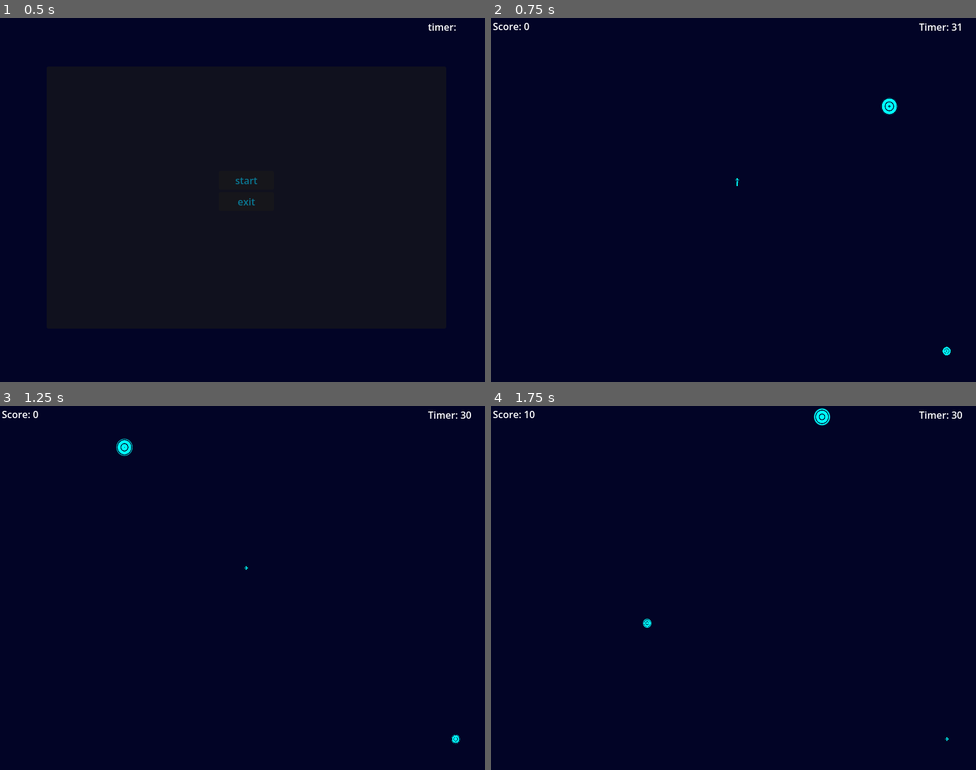
Above: before the commit, frames 1-4 (two rows, left to right).
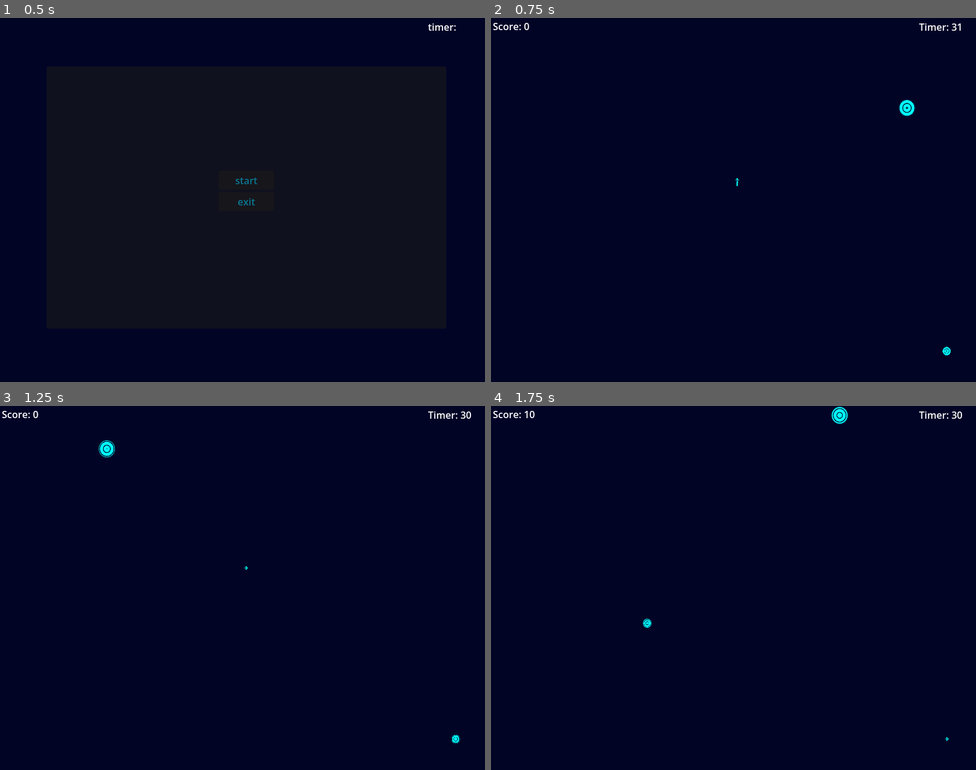
Above: after the commit, the same moments.

Repository: beki-github/speed-click
Game: Godot game, scene res://scenes/game.tscn
Same seed, same stepped clock (60 frames per second), same inputs: the game is played once before the commit and once after it.
Inputs (mouse positions are in pixels of both pictures, inside the frame that each line leads up to):
- Up to frame 1 (0.5 s): no input
- Up to frame 2 (0.75 s): click "start" at 0.5 s
- Up to frame 3 (1.25 s): no input
- Up to frame 4 (1.75 s): move the mouse to (946, 737) at 1.27 s

Frame 1 is identical in both runs. In frame 2, 0.2% of the frame differs, in the area x 80-88%, y 21-28%; in frame 3, 0.2%; in frame 4, 0.2%, in the area x 66-74%, y 0-6%.

Commit message:
fixed run time error regrading the main physics process

Diff:
--- a/scripts/ball.gd
+++ b/scripts/ball.gd
@@ -19,7 +19,6 @@
 		velocity=velocity.bounce(collison.get_normal())
 
 func get_random_direction() -> Vector2:
-	var new_direction: Vector2
 	var random_angle=randf_range(0,TAU)
 	return Vector2.RIGHT.rotated(random_angle).normalized()
 
--- a/scripts/game.gd
+++ b/scripts/game.gd
@@ -2,11 +2,12 @@
 
 var circle_node = preload("res://scenes/circle.tscn")
 var ball_node=preload("res://scenes/ball.tscn")
-var game_over = preload("res://scenes/GameOver.tscn")
 var tail_node=preload("res://scenes/tail.tscn")
 var start_menu=preload("res://scenes/start_menu.tscn")
 var Game_Over=preload("res://scenes/Game_Over.tscn")
 var rng=RandomNumberGenerator.new()
+
+
 var score = 0
 var startTime = 20
 var game_running:=false
@@ -22,8 +23,7 @@
 	new_circle.cleared.connect(_on_circle_cleared)
 	new_circle.position=Vector2(rng.randi_range(-370,370),rng.randi_range(-270,270))
 	new_circle.scale=Vector2(0.25,0.25)
-	add_child(new_circle)
-
+	call_deferred("add_child",new_circle)
 
 func spawn_ball():
 	if !game_running:
@@ -31,7 +31,7 @@
 	var new_ball=ball_node.instantiate()
 	new_ball.position=Vector2(rng.randi_range(-370,370),rng.randi_range(-270,270))
 	new_ball.caught_ball.connect(on_ball_cleared)
-	add_child(new_ball)
+	call_deferred("add_child",new_ball)
 
 
 func start_Game() -> void:
@@ -71,7 +71,7 @@
 
 
 
-func _physics_process(delta: float) -> void:
+func _physics_process(_delta: float) -> void:
 	if game_running:
 		get_node("/root/Game/Camera2D/Timer").text = "Timer: "+str(int($Timer.time_left))
 		get_node("/root/Game/Camera2D/Score").text = "Score: "+str(score)
